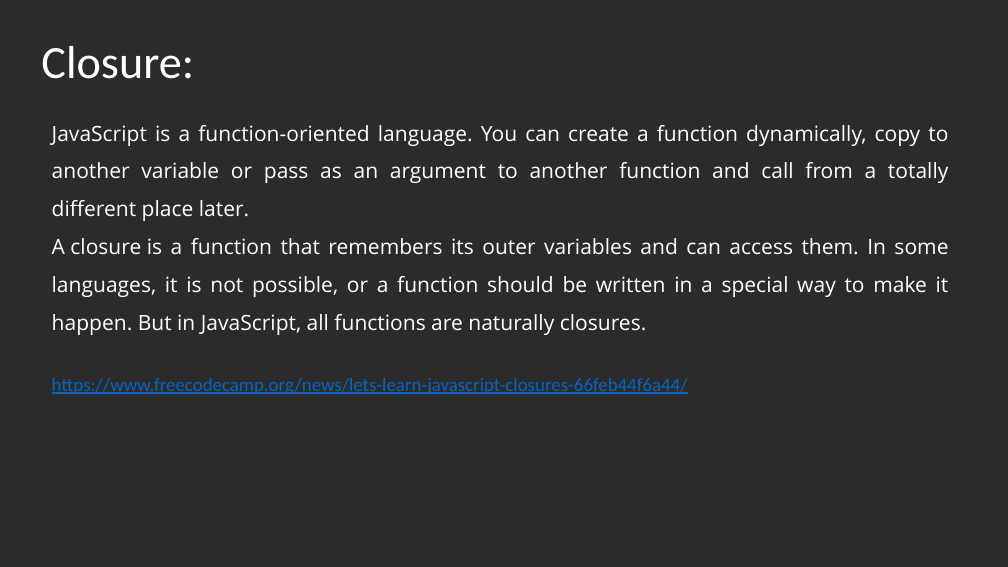
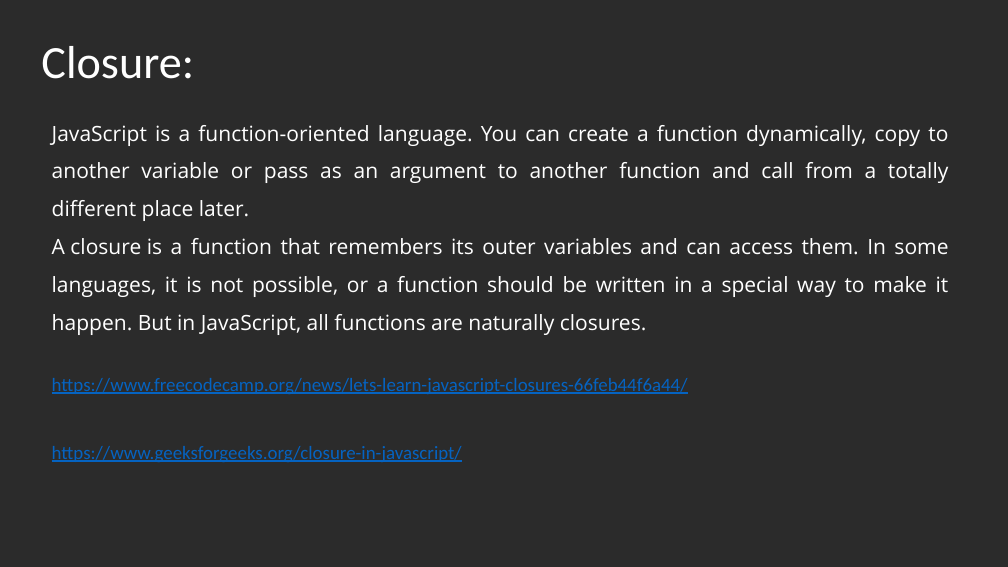
Before and after one commit to srinivasVelamala/HTML5AdvJSReact, a slide deck: slide 11 of AdvanceJSandTS/AdvJSandTS.pptx. Drawn at 1008x567 pixels with LibreOffice and Linux fonts; fonts in the diff are those of the drawing; background and template pictures are left out; a plain dark background stands for a picture behind light text. Boxes give left, top, right and bottom in pixels: in the first picture for what was removed or moved away, otherwise in the second. Text is boxed around its words. In the diff, an @@ line names an element or a change of style, - is before the commit and + after.

```diff
--- a/AdvanceJSandTS/AdvJSandTS.pptx
+++ b/AdvanceJSandTS/AdvJSandTS.pptx
@@ text at bbox=[52, 446, 462, 462]: paragraph added @@
+https://www.geeksforgeeks.org/closure-in-javascript/
```
Also in this commit, not shown: 2 slides added, 3 other files.
